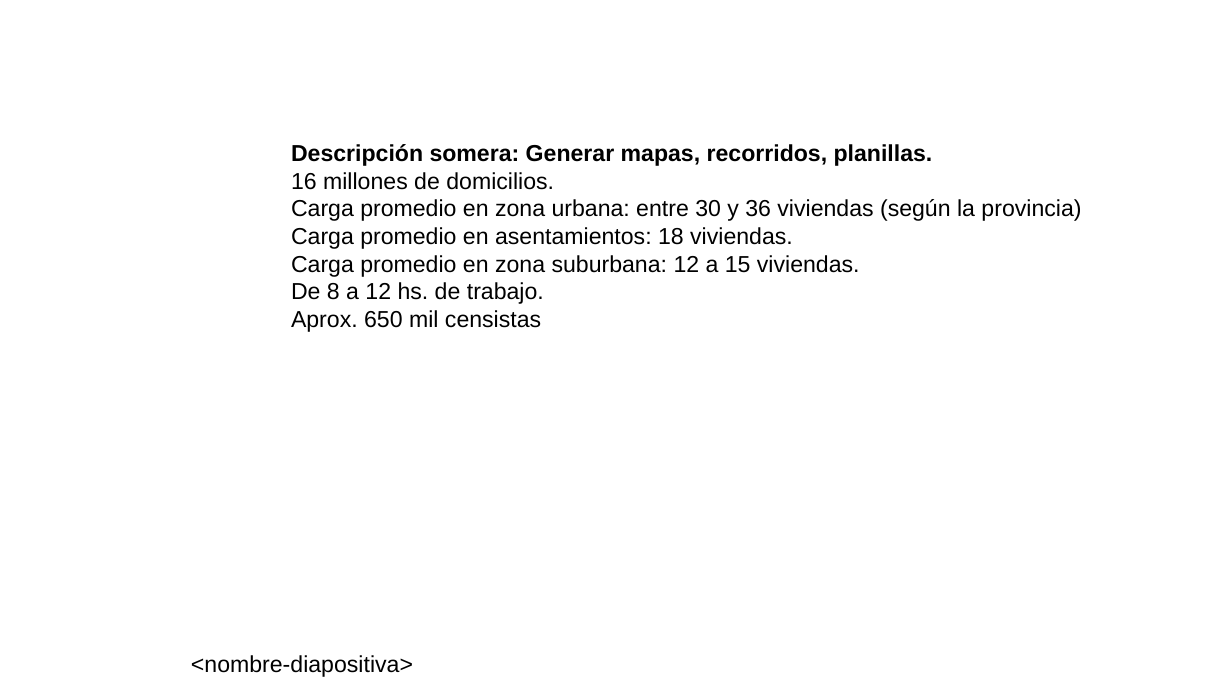
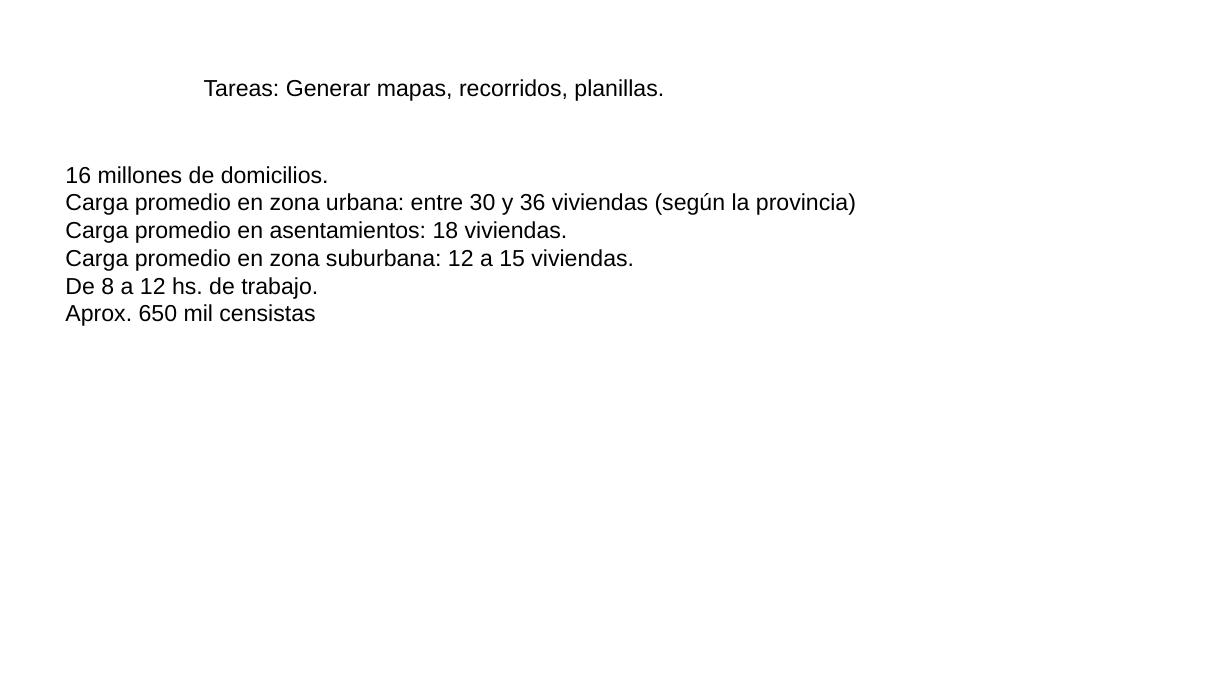
Before and after one commit to neptuso/Charlas, a slide deck: slide 3 of IDERA/segmentos.censo2022.pptx (slide 4 before the commit). Drawn at 1232x693 pixels with LibreOffice and Linux fonts; fonts in the diff are those of the drawing; background and template pictures are left out. Boxes give left, top, right and bottom in pixels: in the first picture for what was removed or moved away, otherwise in the second. Text is boxed around its words. In the diff, an @@ line names an element or a change of style, - is before the commit and + after.

```diff
--- a/IDERA/segmentos.censo2022.pptx
+++ b/IDERA/segmentos.censo2022.pptx
@@ title added at (204, 79, 664, 101), 18 pt, text #000000 @@
+Tareas: Generar mapas, recorridos, planillas.
@@ text at (291, 144, 933, 166): paragraph removed @@
-Descripción somera: Generar mapas, recorridos, planillas.
@@ text "16 millones de domicilios.": place and size @@
-text "16 millones de domicilios." at (291, 144, 1081, 332)
+text "16 millones de domicilios." at (65, 166, 856, 326)
@@ text removed at (191, 655, 413, 677) @@
-<nombre-diapositiva>
```
Also in this commit, not shown: 25 other slides changed, 1 slide added, 2 slides removed, 2 other files.
